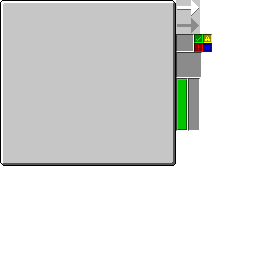
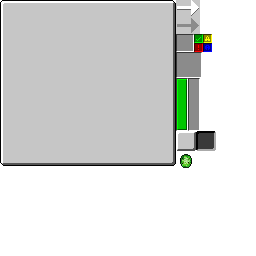
The second 256 x 256 image is a revision of the first. Changes to its layers:
added layer "jewel_label" above "button_base_pushed" over (180, 154, 192, 168)
added layer "button_base_pushed" above "button_base" over (196, 131, 216, 151)
added layer "button_base" above "main" over (177, 132, 196, 151)
